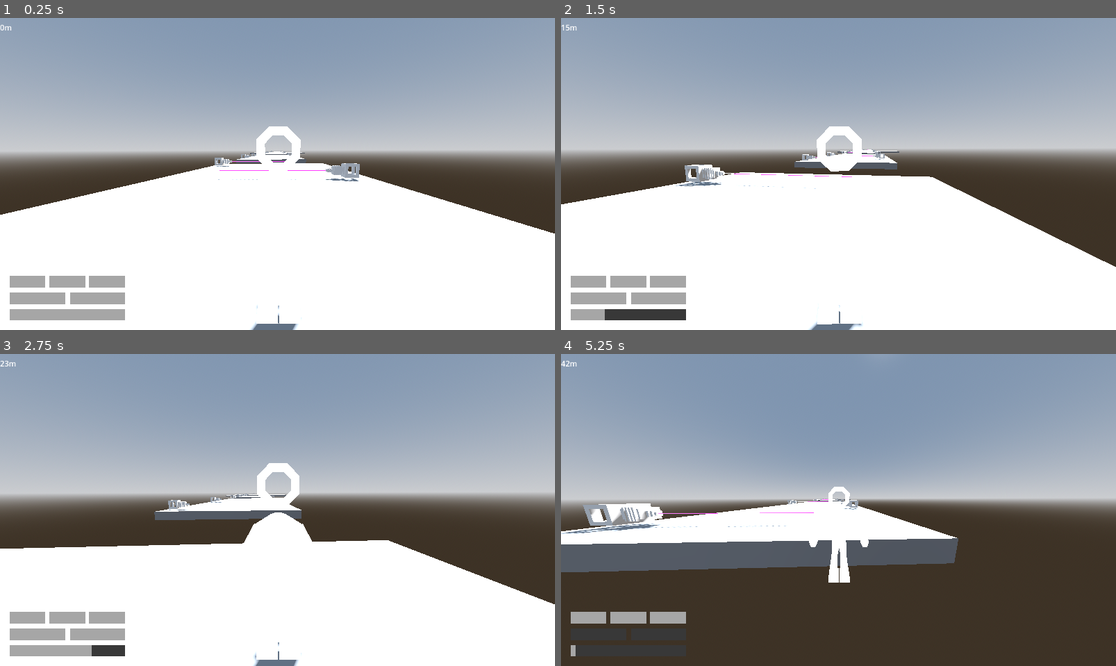
Above: before the commit, frames 1-4 (two rows, left to right).
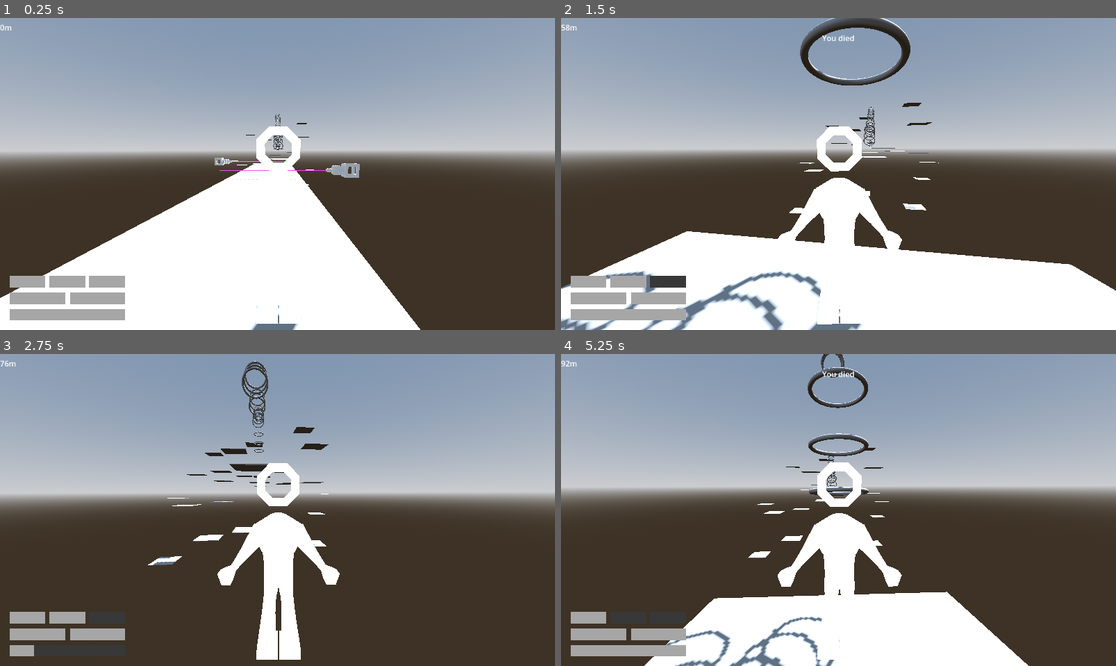
Above: after the commit, the same moments.

Repository: jpvds1/DDJD
Game: Godot game, scene res://scenes/levels/endless_level.tscn
Same seed, same stepped clock (60 frames per second), same inputs: the game is played once before the commit and once after it. This scene is started directly instead of the project's main scene.
Inputs (mouse positions are in pixels of both pictures, inside the frame that each line leads up to):
- Up to frame 1 (0.25 s): no input
- Up to frame 2 (1.5 s): tap Enter at 0.5 s; move the mouse to (866, 174) at 0.52 s; hold W (move_forwards) from 0.53 s (still down); tap Q (dash) at 0.6 s; tap Space (jump) at 0.77 s; move the mouse to (810, 174) at 1.27 s; tap Shift (sprint) at 1.35 s
- Up to frame 3 (2.75 s): keep holding W (move_forwards); tap Space (jump) at 1.52 s; move the mouse to (288, 503) at 2.02 s; tap Q (dash) at 2.1 s
- Up to frame 4 (5.25 s): keep holding W (move_forwards); move the mouse to (832, 516) at 2.77 s; tap Shift (sprint) at 2.85, 4.35 s; tap Space (jump) at 3.02, 3.77, 4.52 s; move the mouse to (877, 513) at 3.52 s; tap Q (dash) at 3.6, 5.1 s; move the mouse to (794, 506) at 4.27 s; move the mouse to (844, 510) at 5.02 s

The runs differ from the first frame. In frame 1, 21% of the frame differs, in the area x 0-100%, y 30-100%; in frame 2, 21%; in frame 3, 34%; in frame 4, 38%, in the area x 0-100%, y 0-100%.

Commit message:
feat(endless mode): endless mode implementation

Diff:
--- a/platformer-game/scenes/building_materials/laser.tscn
+++ b/platformer-game/scenes/building_materials/laser.tscn
@@ -8,6 +8,7 @@
 size = Vector3(1.0082397, 1.0353699, 2.3062744)
 
 [sub_resource type="CylinderShape3D" id="CylinderShape3D_3352m"]
+height = 7.5478516
 radius = 0.10107422
 
 [sub_resource type="Animation" id="Animation_pp67n"]
@@ -114,7 +115,7 @@
 [node name="Killzone" parent="Hitbox" unique_id=767733067 instance=ExtResource("2_6nnwf")]
 
 [node name="CollisionShape3D" parent="Hitbox/Killzone" index="0" unique_id=1440156319]
-transform = Transform3D(1, 0, 0, 0, -4.371139e-08, -1, 0, 1, -4.371139e-08, 0, 0, 1)
+transform = Transform3D(1, 0, 0, 0, -4.371139e-08, -1, 0, 1, -4.371139e-08, 0.1211476, 0.49116403, 5.6833744)
 shape = SubResource("CylinderShape3D_3352m")
 
 [node name="AnimationPlayer" type="AnimationPlayer" parent="." unique_id=1215364353]
--- a/platformer-game/scenes/building_materials/lava.tscn
+++ b/platformer-game/scenes/building_materials/lava.tscn
@@ -27,7 +27,7 @@
 script = ExtResource("1_s5q3i")
 
 [node name="Collision_lava" type="CollisionShape3D" parent="Lava_liq/Area_lava" unique_id=108685088]
-transform = Transform3D(1, 0, 0, 0, 1, 0, 0, 0, 1, -0.0021362305, 0.0053198338, 0.0022125244)
+transform = Transform3D(0.9844852, 0, 0, 0, 0.85878885, 0, 0, 0, 0.9844852, -0.0021362305, 0.0053198338, 0.0022125244)
 shape = SubResource("BoxShape3D_iav0o")
 
 [node name="Lava_pool" type="CSGCombiner3D" parent="." unique_id=682273399]
--- /dev/null
+++ b/platformer-game/scenes/levels/endless_chunks/chuck_empty.tscn
@@ -0,0 +1,11 @@
+[gd_scene format=3 uid="uid://0s3hfsi71hqi"]
+
+[node name="ChunkBaseLine" type="Node3D" unique_id=1751542582]
+
+[node name="CSGBox3D2" type="CSGBox3D" parent="." unique_id=669539304]
+transform = Transform3D(0.17650598, 0, 0, 0, 0.17650598, 0, 0, 0, 0.17650598, 0, 0, 0)
+use_collision = true
+size = Vector3(50, 1, 50)
+
+[node name="ExitMarker" type="Marker3D" parent="." unique_id=1561299875]
+transform = Transform3D(1, 0, 0, 0, 1, 0, 0, 0, 1, 0.024184227, 0, -53.055813)
--- a/platformer-game/scenes/levels/endless_chunks/chunk_easy_flat.tscn
+++ b/platformer-game/scenes/levels/endless_chunks/chunk_easy_flat.tscn
@@ -3,8 +3,124 @@
 [node name="ChunkEasyFlat" type="Node3D" unique_id=1751542582]
 
 [node name="CSGBox3D" type="CSGBox3D" parent="." unique_id=366155220]
+transform = Transform3D(0.17650598, 0, 0, 0, 0.17650598, 0, 0, 0, 0.17650598, 5.078499, 2.41543, 28.061342)
+use_collision = true
+size = Vector3(50, 1, 50)
+
+[node name="CSGBox3D3" type="CSGBox3D" parent="." unique_id=1382380790]
+transform = Transform3D(0.17650598, 0, 0, 0, 0.17650598, 0, 0, 0, 0.17650598, -9.182426, 11.053028, 14.705567)
+use_collision = true
+size = Vector3(50, 1, 50)
+
+[node name="CSGBox3D4" type="CSGBox3D" parent="." unique_id=444004935]
+transform = Transform3D(0.17650598, 0, 0, 0, 0.17650598, 0, 0, 0, 0.17650598, -8.942902, 5.0345707, -24.090065)
+use_collision = true
+size = Vector3(50, 1, 50)
+
+[node name="CSGBox3D5" type="CSGBox3D" parent="." unique_id=1439957517]
+transform = Transform3D(0.17650598, 0, 0, 0, 0.17650598, 0, 0, 0, 0.17650598, 14.319756, 0.5943699, -25.220997)
+use_collision = true
+size = Vector3(50, 1, 50)
+
+[node name="CSGBox3D6" type="CSGBox3D" parent="." unique_id=860113913]
+transform = Transform3D(0.17650598, 0, 0, 0, 0.17650598, 0, 0, 0, 0.17650598, 21.237476, -25.216505, 15.235464)
+use_collision = true
+size = Vector3(50, 0.001, 50)
+
+[node name="CSGBox3D8" type="CSGBox3D" parent="." unique_id=1589613056]
+transform = Transform3D(0.17650598, 0, 0, 0, 0.17650598, 0, 0, 0, 0.17650598, 31.88403, -5.37479, -5.634899)
+use_collision = true
+size = Vector3(50, 0.001, 50)
+
+[node name="CSGBox3D10" type="CSGBox3D" parent="." unique_id=1873730319]
+transform = Transform3D(0.17650598, 0, 0, 0, 0.17650598, 0, 0, 0, 0.17650598, -31.602346, 4.479183, -11.709801)
+use_collision = true
+size = Vector3(50, 0.001, 50)
+
+[node name="CSGBox3D13" type="CSGBox3D" parent="." unique_id=1595921914]
+transform = Transform3D(0.17650598, 0, 0, 0, 0.17650598, 0, 0, 0, 0.17650598, -30.20055, -9.645191, 7.8385944)
+use_collision = true
+size = Vector3(50, 0.001, 50)
+
+[node name="CSGBox3D15" type="CSGBox3D" parent="." unique_id=1146839309]
+transform = Transform3D(0.17650598, 0, 0, 0, 0.17650598, 0, 0, 0, 0.17650598, -26.249327, 17.656662, -25.646505)
+use_collision = true
+size = Vector3(50, 0.001, 50)
+
+[node name="CSGBox3D14" type="CSGBox3D" parent="." unique_id=931102379]
+transform = Transform3D(0.17650598, 0, 0, 0, 0.17650598, 0, 0, 0, 0.17650598, -17.765657, 5.2682533, -3.8163605)
+use_collision = true
+size = Vector3(50, 0.001, 50)
+
+[node name="CSGBox3D12" type="CSGBox3D" parent="." unique_id=360556094]
+transform = Transform3D(0.17650598, 0, 0, 0, 0.17650598, 0, 0, 0, 0.17650598, -2.674549, 20.81295, -14.589291)
+use_collision = true
+size = Vector3(50, 0.001, 50)
+
+[node name="CSGBox3D11" type="CSGBox3D" parent="." unique_id=1660274993]
+transform = Transform3D(0.17650598, 0, 0, 0, 0.17650598, 0, 0, 0, 0.17650598, 21.83734, 26.020817, -5.634899)
+use_collision = true
+size = Vector3(50, 0.001, 50)
+
+[node name="CSGBox3D9" type="CSGBox3D" parent="." unique_id=223942744]
+transform = Transform3D(0.17650598, 0, 0, 0, 0.17650598, 0, 0, 0, 0.17650598, 21.237476, 13.1483135, 15.235464)
+use_collision = true
+size = Vector3(50, 0.001, 50)
+
+[node name="CSGBox3D7" type="CSGBox3D" parent="." unique_id=1774779638]
+transform = Transform3D(0.17650598, 0, 0, 0, 0.17650598, 0, 0, 0, 0.17650598, 33.615395, -17.403337, -22.290323)
+use_collision = true
+size = Vector3(50, 1, 50)
+
+[node name="CSGBox3D2" type="CSGBox3D" parent="." unique_id=669539304]
+transform = Transform3D(0.17650598, 0, 0, 0, 0.17650598, 0, 0, 0, 0.17650598, 0, 0, 0)
+use_collision = true
+size = Vector3(50, 1, 50)
+
+[node name="CSGBox3D16" type="CSGBox3D" parent="." unique_id=2129530935]
+transform = Transform3D(0.17650598, 0, 0, 0, 0.17650598, 0, 0, 0, 0.17650598, 23.959799, -3.8146973e-06, 2.3636742)
+use_collision = true
+size = Vector3(50, 1, 50)
+
+[node name="CSGBox3D17" type="CSGBox3D" parent="." unique_id=859102176]
+transform = Transform3D(0.17650598, 0, 0, 0, 0.17650598, 0, 0, 0, 0.17650598, 1.2353315, 4.009407, -14.80109)
+use_collision = true
+size = Vector3(50, 1, 50)
+
+[node name="CSGBox3D19" type="CSGBox3D" parent="." unique_id=578691900]
+transform = Transform3D(0.17650598, 0, 0, 0, 0.17650598, 0, 0, 0, 0.17650598, -19.299591, 1.7452612, -16.586315)
+use_collision = true
+size = Vector3(50, 1, 50)
+
+[node name="CSGBox3D20" type="CSGBox3D" parent="." unique_id=743717999]
+transform = Transform3D(0.17650598, 0, 0, 0, 0.17650598, 0, 0, 0, 0.17650598, -19.031364, -21.267502, 17.988907)
+use_collision = true
+size = Vector3(50, 1, 50)
+
+[node name="CSGBox3D21" type="CSGBox3D" parent="." unique_id=1558239668]
+transform = Transform3D(0.17650598, 0, 0, 0, 0.17650598, 0, 0, 0, 0.17650598, -16.881496, -8.729519, 1.7330742)
+use_collision = true
+size = Vector3(50, 1, 50)
+
+[node name="CSGBox3D22" type="CSGBox3D" parent="." unique_id=13239781]
+transform = Transform3D(0.17650598, 0, 0, 0, 0.17650598, 0, 0, 0, 0.17650598, -3.9353619, -16.506248, 27.872261)
+use_collision = true
+size = Vector3(50, 1, 50)
+
+[node name="CSGBox3D23" type="CSGBox3D" parent="." unique_id=141400738]
+transform = Transform3D(0.17650598, 0, 0, 0, 0.17650598, 0, 0, 0, 0.17650598, -37.6575, -31.504223, 12.290918)
+use_collision = true
+size = Vector3(50, 1, 50)
+
+[node name="CSGBox3D24" type="CSGBox3D" parent="." unique_id=1958557843]
+transform = Transform3D(0.17650598, 0, 0, 0, 0.17650598, 0, 0, 0, 0.17650598, -42.448982, -7.320076, -13.779152)
+use_collision = true
+size = Vector3(50, 1, 50)
+
+[node name="CSGBox3D18" type="CSGBox3D" parent="." unique_id=1652730438]
+transform = Transform3D(0.17650598, 0, 0, 0, 0.17650598, 0, 0, 0, 0.17650598, 16.728987, 0.60466385, -14.553101)
 use_collision = true
 size = Vector3(50, 1, 50)
 
 [node name="ExitMarker" type="Marker3D" parent="." unique_id=1561299875]
-transform = Transform3D(1, 0, 0, 0, 1, 0, 0, 0, 1, 0.024184227, 0, -64.15842)
+transform = Transform3D(1, 0, 0, 0, 1, 0, 0, 0, 1, 0.024184227, 0, -53.055813)
--- a/platformer-game/scenes/levels/endless_chunks/chunk_easy_lasers.tscn
+++ b/platformer-game/scenes/levels/endless_chunks/chunk_easy_lasers.tscn
@@ -5,7 +5,7 @@
 [node name="ChunkEasyFlat" type="Node3D" unique_id=1751542582]
 
 [node name="CSGBox3D" type="CSGBox3D" parent="." unique_id=366155220]
-transform = Transform3D(0.014904618, 0, 0.9998889, 0, 1, 0, -0.9998889, 0, 0.014904618, -1.1640385, 0, -4.1635695)
+transform = Transform3D(0.014760378, 0, 0.35073072, 0, 1, 0, -0.9902124, 0, 0.0052280882, -1.1640385, 0, -4.1635695)
 use_collision = true
 size = Vector3(50, 1, 17.152588)
 
@@ -25,4 +25,4 @@
 transform = Transform3D(-0.022652466, 0, -0.99974346, 0, 1, 0, 0.99974346, 0, -0.022652466, 6.0760937, 0.6822696, -11.973789)
 
 [node name="ExitMarker" type="Marker3D" parent="." unique_id=1690020158]
-transform = Transform3D(1, 0, 0, 0, 1, 0, 0, 0, 1, 0.08395004, 0, -64.40655)
+transform = Transform3D(1, 0, 0, 0, 1, 0, 0, 0, 1, 0.08395004, 0, -56.11392)
--- /dev/null
+++ b/platformer-game/scenes/levels/endless_chunks/chunk_easy_lava.tscn
@@ -0,0 +1,26 @@
+[gd_scene format=3 uid="uid://cm27843lerr7r"]
+
+[ext_resource type="PackedScene" uid="uid://bgcnbok4d001r" path="res://scenes/building_materials/lava.tscn" id="2_d1nxx"]
+
+[node name="ChunkEasyFlat" type="Node3D" unique_id=1751542582]
+
+[node name="ExitMarker" type="Marker3D" parent="." unique_id=1561299875]
+transform = Transform3D(1, 0, 0, 0, 1, 0, 0, 0, 1, 0.024184227, 0, -41.41545)
+
+[node name="CSGBox3D" type="CSGBox3D" parent="ExitMarker" unique_id=72903072]
+transform = Transform3D(0.16780931, 0, 0, 0, 0.16780931, 0, 0, 0, 0.16780931, 0, -0.79055834, 29.469883)
+use_collision = true
+size = Vector3(50, 1, 31.34082)
+
+[node name="CSGBox3D2" type="CSGBox3D" parent="ExitMarker" unique_id=2075518079]
+transform = Transform3D(0.16780931, 0, 0, 0, 0.16780931, 0, 0, 0, 0.16780931, 0, -0.79055834, 41.42965)
+use_collision = true
+size = Vector3(50, 1, 31.34082)
+
+[node name="CSGBox3D3" type="CSGBox3D" parent="ExitMarker" unique_id=831331745]
+transform = Transform3D(0.16780931, 0, 0, 0, 0.16780931, 0, 0, 0, 0.16780931, 0, -0.79055834, 53.95743)
+use_collision = true
+size = Vector3(50, 1, 31.34082)
+
+[node name="Lava" parent="." unique_id=273928513 instance=ExtResource("2_d1nxx")]
+transform = Transform3D(5.1885686, 0, 0, 0, 5.1885686, 0, 0, 0, 12.941816, -0.12969208, -7.3603897, 0.5157013)
--- /dev/null
+++ b/platformer-game/scenes/levels/endless_chunks/chunk_medium_boosts.tscn
@@ -0,0 +1,65 @@
+[gd_scene format=3 uid="uid://q2xwrh8lem5t"]
+
+[ext_resource type="PackedScene" uid="uid://u381latllpcp" path="res://scenes/building_materials/boost_ring.tscn" id="1_lqjwd"]
+[ext_resource type="PackedScene" uid="uid://0s3hfsi71hqi" path="res://scenes/levels/endless_chunks/chuck_empty.tscn" id="2_1eodu"]
+
+[node name="ChunkEasyFlat" type="Node3D" unique_id=1751542582]
+
+[node name="ExitMarker" type="Marker3D" parent="." unique_id=1561299875]
+transform = Transform3D(1, 0, 0, 0, 1, 0, 0, 0, 1, 0.024184227, 0, -53.055813)
+
+[node name="Area3D" parent="." unique_id=1577880636 instance=ExtResource("1_lqjwd")]
+transform = Transform3D(1, 0, 0, 0, 0.48367962, 0.87524503, 0, -0.87524503, 0.48367962, 0.1842804, 14.602421, -15.170358)
+
+[node name="Area3D3" parent="." unique_id=2053758340 instance=ExtResource("1_lqjwd")]
+transform = Transform3D(1, 0, 0, 0, 0.48367962, 0.87524503, 0, -0.87524503, 0.48367962, 0.1842804, 15.336324, -16.49071)
+
+[node name="Area3D4" parent="." unique_id=1423558495 instance=ExtResource("1_lqjwd")]
+transform = Transform3D(1, 0, 0, 0, 0.48367962, 0.87524503, 0, -0.87524503, 0.48367962, 0.1842804, 16.233528, -18.104856)
+
+[node name="Area3D8" parent="." unique_id=339786601 instance=ExtResource("1_lqjwd")]
+transform = Transform3D(1, 0, 0, 0, 0.6233202, 0.7819667, 0, -0.7819667, 0.6233202, 0.1842804, 3.632084, 20.12344)
+
+[node name="Area3D9" parent="." unique_id=1091477253 instance=ExtResource("1_lqjwd")]
+transform = Transform3D(1, 0, 0, 0, 0.6233202, 0.7819667, 0, -0.7819667, 0.6233202, 0.1842804, 4.5765805, 18.944513)
+
+[node name="Area3D10" parent="." unique_id=1228821289 instance=ExtResource("1_lqjwd")]
+transform = Transform3D(1, 0, 0, 0, 0.6233202, 0.7819667, 0, -0.7819667, 0.6233202, 0.1842804, 5.731241, 17.503262)
+
+[node name="Area3D14" parent="." unique_id=671352194 instance=ExtResource("1_lqjwd")]
+transform = Transform3D(1, 0, 0, 0, 0.6561117, 0.75466377, 0, -0.75466377, 0.6561117, 0.1842804, 5.6255746, 11.867412)
+
+[node name="Area3D15" parent="." unique_id=212188812 instance=ExtResource("1_lqjwd")]
+transform = Transform3D(1, 0, 0, 0, 0.6561117, 0.75466377, 0, -0.75466377, 0.6561117, 0.1842804, 6.619505, 10.729853)
+
+[node name="Area3D16" parent="." unique_id=1796637877 instance=ExtResource("1_lqjwd")]
+transform = Transform3D(1, 0, 0, 0, 0.6561117, 0.75466377, 0, -0.75466377, 0.6561117, 0.1842804, 7.8345985, 9.33917)
+
+[node name="Area3D11" parent="." unique_id=40808971 instance=ExtResource("1_lqjwd")]
+transform = Transform3D(1, 0, 0, 0, 0.6656343, 0.7462781, 0, -0.7462781, 0.6656343, 0.1842804, 7.456859, 1.944572)
+
+[node name="Area3D12" parent="." unique_id=1007488586 instance=ExtResource("1_lqjwd")]
+transform = Transform3D(1, 0, 0, 0, 0.6656343, 0.7462781, 0, -0.7462781, 0.6656343, 0.1842804, 8.465144, 0.81971574)
+
+[node name="Area3D13" parent="." unique_id=428771959 instance=ExtResource("1_lqjwd")]
+transform = Transform3D(1, 0, 0, 0, 0.6656343, 0.7462781, 0, -0.7462781, 0.6656343, 0.1842804, 9.697784, -0.5554375)
+
+[node name="Area3D20" parent="." unique_id=491484031 instance=ExtResource("1_lqjwd")]
+transform = Transform3D(1, 0, 0, 0, 0.9944762, 0.10496235, 0, -0.10496235, 0.9944762, 0.1842804, 3.9959908, -4.116659)
+
+[node name="Area3D21" parent="." unique_id=290088977 instance=ExtResource("1_lqjwd")]
+transform = Transform3D(1, 0, 0, 0, 0.9944762, 0.10496235, 0, -0.10496235, 0.9944762, 0.1842804, 5.498642, -4.271518)
+
+[node name="Area3D22" parent="." unique_id=114441022 instance=ExtResource("1_lqjwd")]
+transform = Transform3D(1, 0, 0, 0, 0.9944762, 0.10496235, 0, -0.10496235, 0.9944762, 0.1842804, 7.335652, -4.4608374)
+
+[node name="Area3D17" parent="." unique_id=2071617319 instance=ExtResource("1_lqjwd")]
+transform = Transform3D(1, 0, 0, 0, 0.59639305, 0.80269253, 0, -0.80269253, 0.59639305, 0.1842804, 11.778848, -5.912843)
+
+[node name="Area3D18" parent="." unique_id=554430498 instance=ExtResource("1_lqjwd")]
+transform = Transform3D(1, 0, 0, 0, 0.59639305, 0.80269253, 0, -0.80269253, 0.59639305, 0.1842804, 12.682745, -7.123177)
+
+[node name="Area3D19" parent="." unique_id=491702059 instance=ExtResource("1_lqjwd")]
+transform = Transform3D(1, 0, 0, 0, 0.59639305, 0.80269253, 0, -0.80269253, 0.59639305, 0.1842804, 13.787772, -8.602827)
+
+[node name="ChunkBaseLine" parent="." unique_id=96765003 instance=ExtResource("2_1eodu")]
--- a/platformer-game/scenes/levels/endless_level.tscn
+++ b/platformer-game/scenes/levels/endless_level.tscn
@@ -5,6 +5,8 @@
 [ext_resource type="Script" uid="uid://mwwb0aj4i5vj" path="res://scripts/systems/endless_manager.gd" id="2_j3yte"]
 [ext_resource type="PackedScene" uid="uid://dy8jnv2byaaoj" path="res://scenes/ui/main_UI.tscn" id="2_lpstx"]
 [ext_resource type="PackedScene" uid="uid://btbhrmi5ukx3u" path="res://scenes/levels/endless_chunks/chunk_easy_lasers.tscn" id="3_ivn8y"]
+[ext_resource type="PackedScene" uid="uid://cm27843lerr7r" path="res://scenes/levels/endless_chunks/chunk_easy_lava.tscn" id="4_ivn8y"]
+[ext_resource type="PackedScene" uid="uid://q2xwrh8lem5t" path="res://scenes/levels/endless_chunks/chunk_medium_boosts.tscn" id="5_ragok"]
 
 [sub_resource type="ProceduralSkyMaterial" id="ProceduralSkyMaterial_lpstx"]
 sky_horizon_color = Color(0.66224277, 0.6717428, 0.6867428, 1)
@@ -22,7 +24,7 @@
 script = ExtResource("2_j3yte")
 player_path = NodePath("CharacterBody3D")
 ui_path = NodePath("CanvasLayer")
-chunk_scenes = Array[PackedScene]([ExtResource("2_i3nmm"), ExtResource("3_ivn8y")])
+chunk_scenes = Array[PackedScene]([ExtResource("2_i3nmm"), ExtResource("3_ivn8y"), ExtResource("4_ivn8y"), ExtResource("5_ragok")])
 
 [node name="WorldEnvironment" type="WorldEnvironment" parent="." unique_id=174638576]
 environment = SubResource("Environment_grt42")
--- a/platformer-game/scripts/systems/endless_manager.gd
+++ b/platformer-game/scripts/systems/endless_manager.gd
@@ -21,6 +21,7 @@
 # ---------------------------------------------------------
 const MAX_LIVES := 3
 const CHUNK_DESPAWN_DISTANCE := 50.0
+const FALL_LIMIT_Y := -20.0
 
 # ---------------------------------------------------------
 # State Variables
@@ -51,6 +52,8 @@
 		push_error("EndlessManager: Player node not found.")
 		return
 
+	player.unalive_requested.connect(trigger_damage)
+
 	if chunk_scenes.is_empty():
 		push_error("EndlessManager: No chunks assigned in the chunk_scenes array!")
 		return
@@ -68,6 +71,7 @@
 
 	_track_distance()
 	_check_chunk_recycling()
+	_check_player_fall()
 
 # ---------------------------------------------------------
 # Phase 3 Core Algorithmic Functions (Z- Adaptations)
@@ -111,6 +115,9 @@
 # ---------------------------------------------------------
 # Player Hazard & Event Triggers
 # ---------------------------------------------------------
+func _check_player_fall() -> void:
+	if player.global_position.y < FALL_LIMIT_Y:
+		trigger_damage()
 
 func trigger_damage() -> void:
 	if game_over_triggered:
--- a/platformer-game/scripts/ui/main_UI.gd
+++ b/platformer-game/scripts/ui/main_UI.gd
@@ -132,10 +132,17 @@
 func _on_player_unalived() -> void:
 	_show_message("You died")
 
-func _on_run_completed(final_time: String) -> void:
+func _on_run_completed(final_value: String) -> void:
 	level_complete_overlay.visible = true
 	message_label.visible = false
-	time_label.text = "Time: " + final_time
+	var level_complete_title = $LevelCompleteOverlay/CenterContainer/PanelContainer/VBoxContainer/TitleLabel
+
+	if level and level.has_method("is_endless"):
+		level_complete_title.text = "Game Over"
+		time_label.text = "Distance: " + final_value
+	else:
+		level_complete_title.text = "Level Complete"
+		time_label.text = "Time: " + final_value
 
 func _on_pause_toggled(paused: bool) -> void:
 	ui_paused = paused
